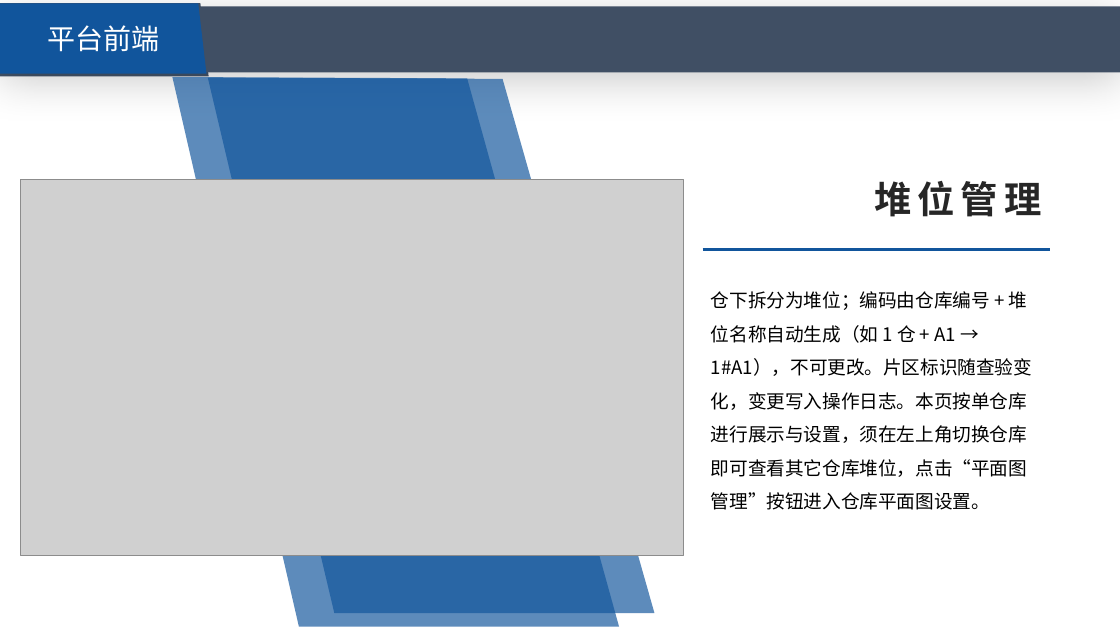
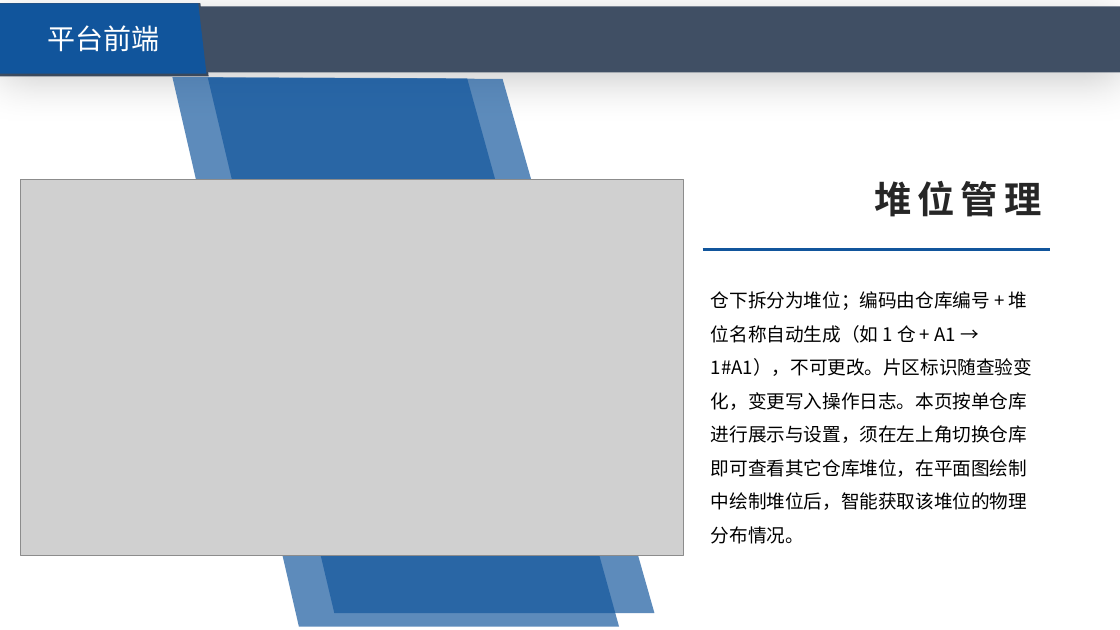
Before and after one commit to wws1993/v4-wms, a slide deck: slide 12 of docs/汇报/WMS系统软件建设方案汇报.pptx. Drawn at 1120x630 pixels with LibreOffice and Linux fonts; fonts in the diff are those of the drawing; grey boxes stand for pictures. Boxes give left, top, right and bottom in pixels: in the first picture for what was removed or moved away, otherwise in the second. Text is boxed around its words. In the diff, an @@ line names an element or a change of style, - is before the commit and + after.

```diff
--- a/docs/汇报/WMS系统软件建设方案汇报.pptx
+++ b/docs/汇报/WMS系统软件建设方案汇报.pptx
@@ text at [711,291,1032,544]: text changed @@
-仓下拆分为堆位；编码由仓库编号 + 堆位名称自动生成（如 1 仓 + A1 → 1#A1），不可更改。片区标识随查验变化，变更写入操作日志。本页按单仓库进行展示与设置，须在左上角切换仓库即可查看其它仓库堆位，点击“平面图管理”按钮进入仓库平面图设置。
+仓下拆分为堆位；编码由仓库编号 + 堆位名称自动生成（如 1 仓 + A1 → 1#A1），不可更改。片区标识随查验变化，变更写入操作日志。本页按单仓库进行展示与设置，须在左上角切换仓库即可查看其它仓库堆位，在平面图绘制中绘制堆位后，智能获取该堆位的物理分布情况。
```
Also in this commit, not shown: 4 other slides changed, 13 other files.
